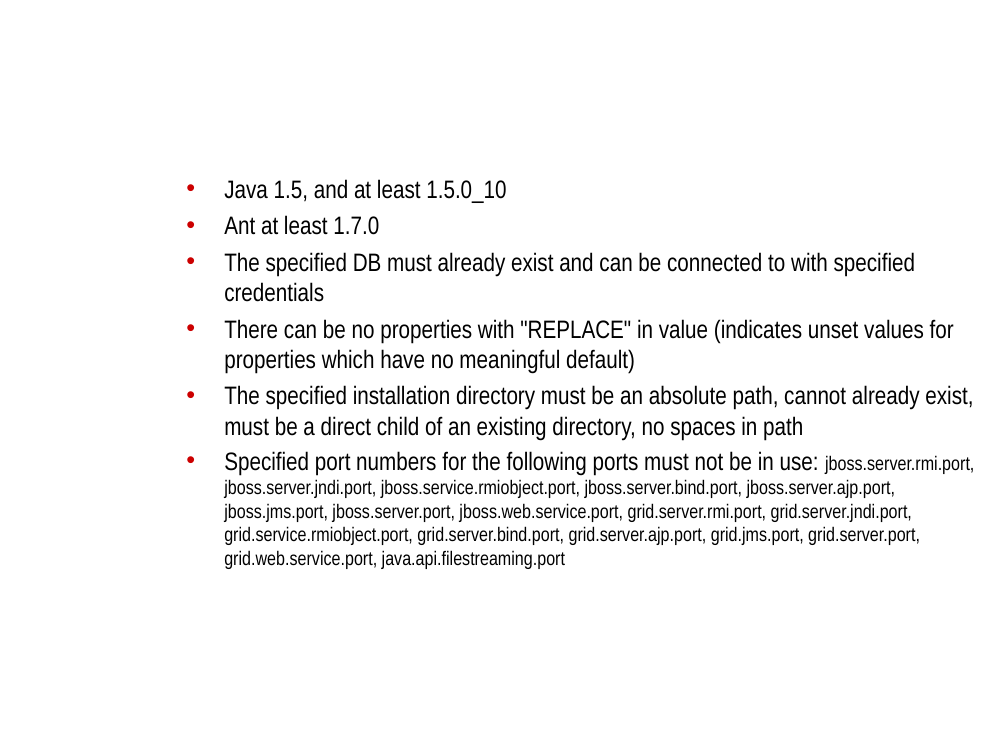
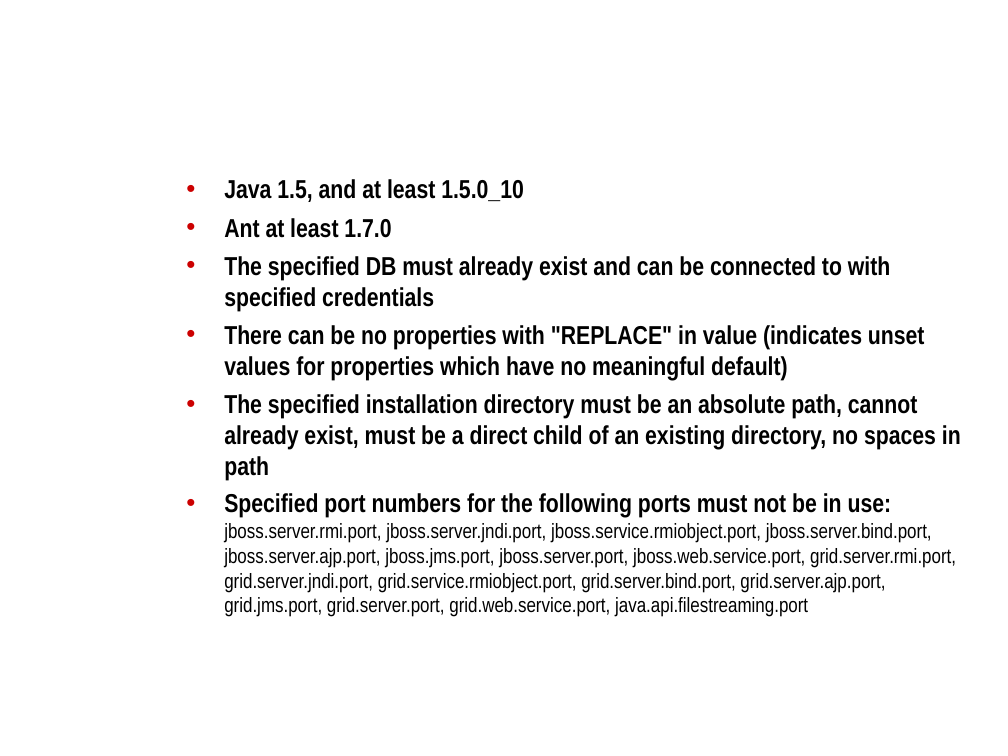
Before and after one commit to NCIP/caarray-docs, a slide deck: slide 4 of project_management/open_meetings/CDL Meeting 2009.09.25.ppt. Drawn at 1008x756 pixels with LibreOffice and Linux fonts; fonts in the diff are those of the drawing; background and template pictures are left out. Boxes give left, top, right and bottom in pixels: in the first picture for what was removed or moved away, otherwise in the second. Text is boxed around its words. In the diff, an @@ line names an element or a change of style, - is before the commit and + after.

Commit message:
Minor formatting changes.

```diff
--- a/project_management/open_meetings/CDL Meeting 2009.09.25.ppt
+++ b/project_management/open_meetings/CDL Meeting 2009.09.25.ppt
@@ text "Java 1.5, and at least ..." at (x1=224, y1=179, x2=961, y2=617): size 18 to 18.5 pt, bold on in "Java 1.5, and at least 1.5.0_10", "Ant at least 1.7.0", "The specified DB must already exist and ...", "There can be no properties with "REPLACE" ..." and 2 more places; size 14 to 14.8 pt in "jboss.server.rmi.port, jboss.server.jndi.port, jboss.service ..." @@
```
Also in this commit, not shown: 4 other slides changed.
